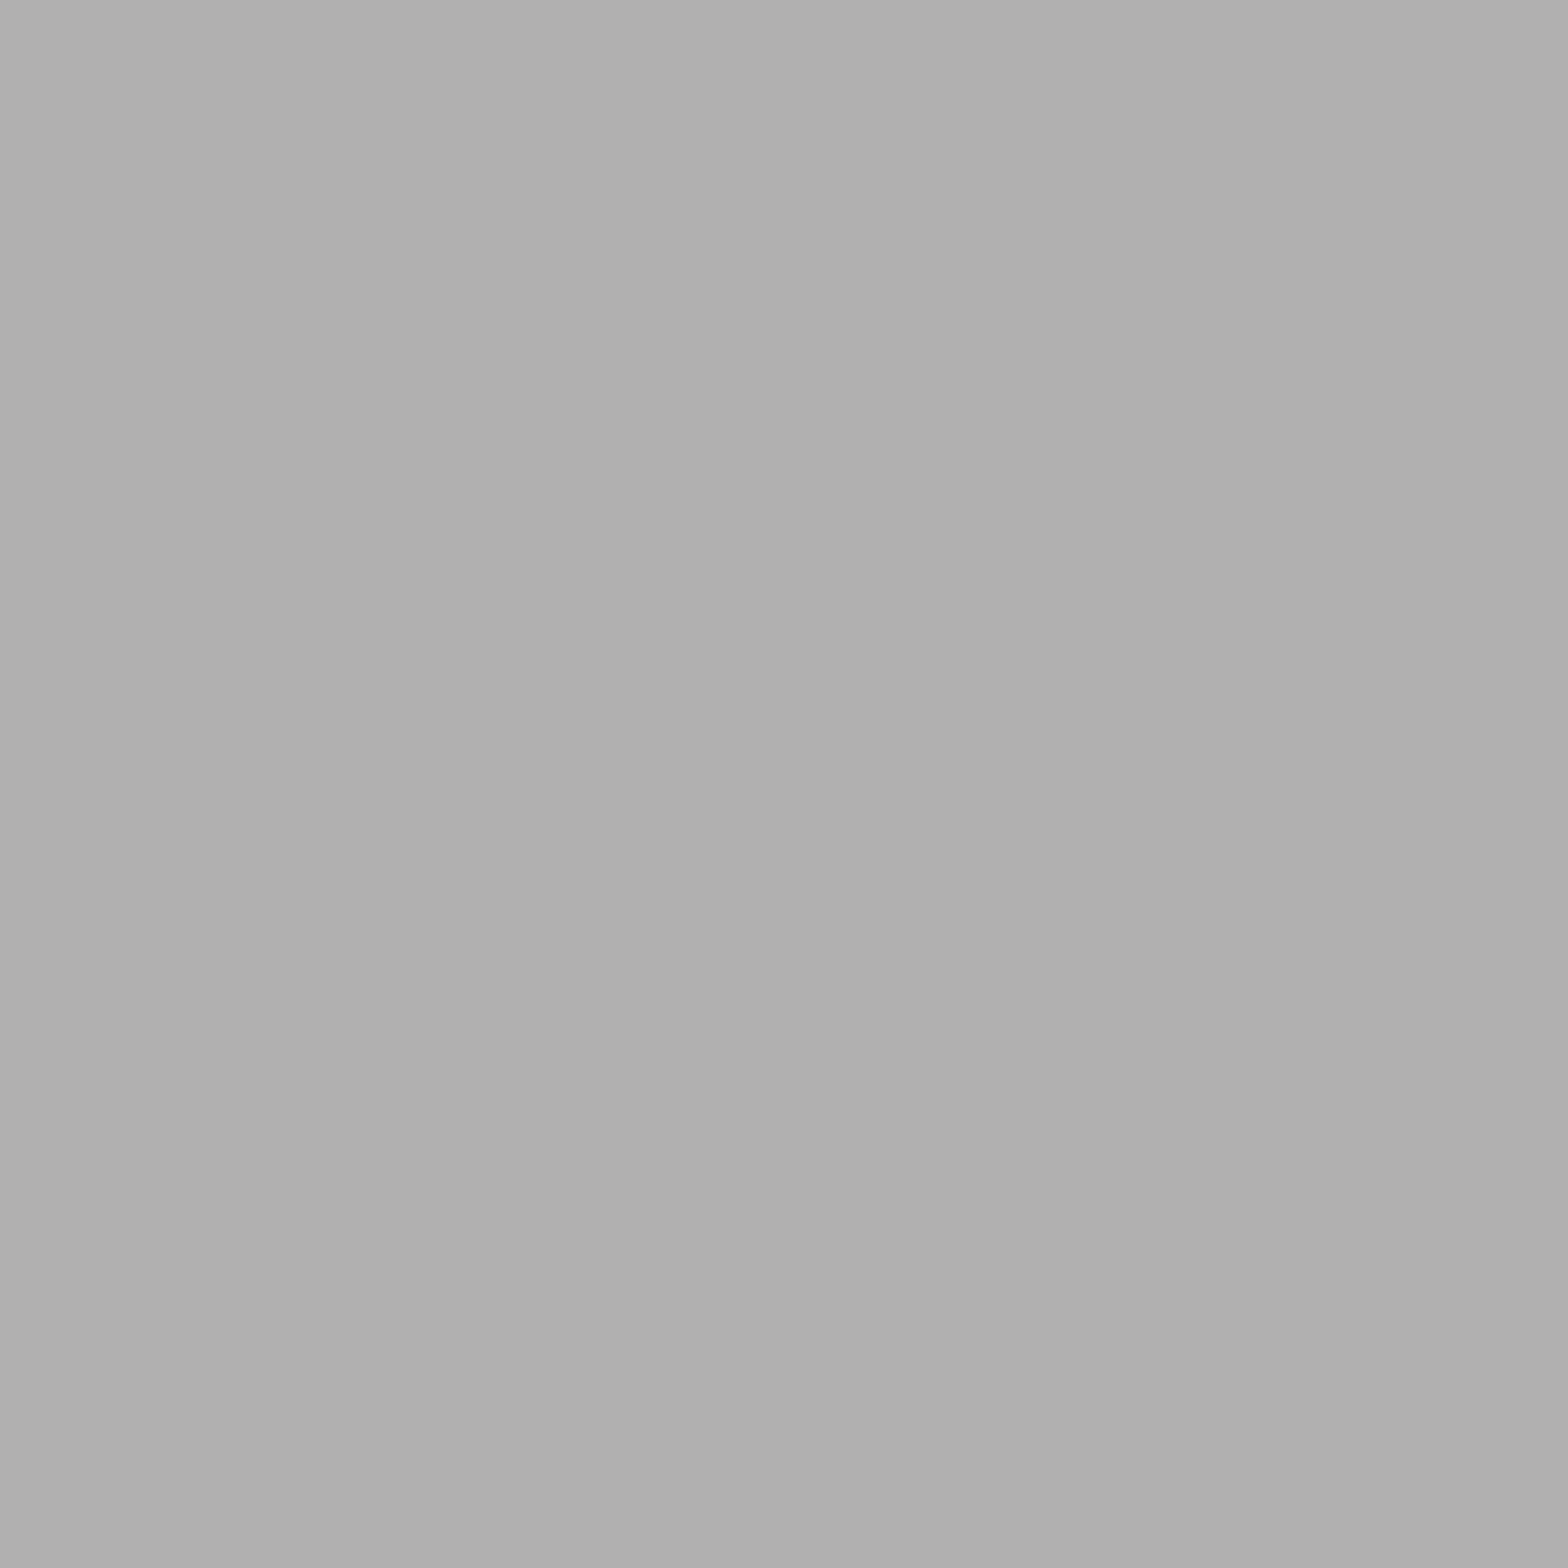
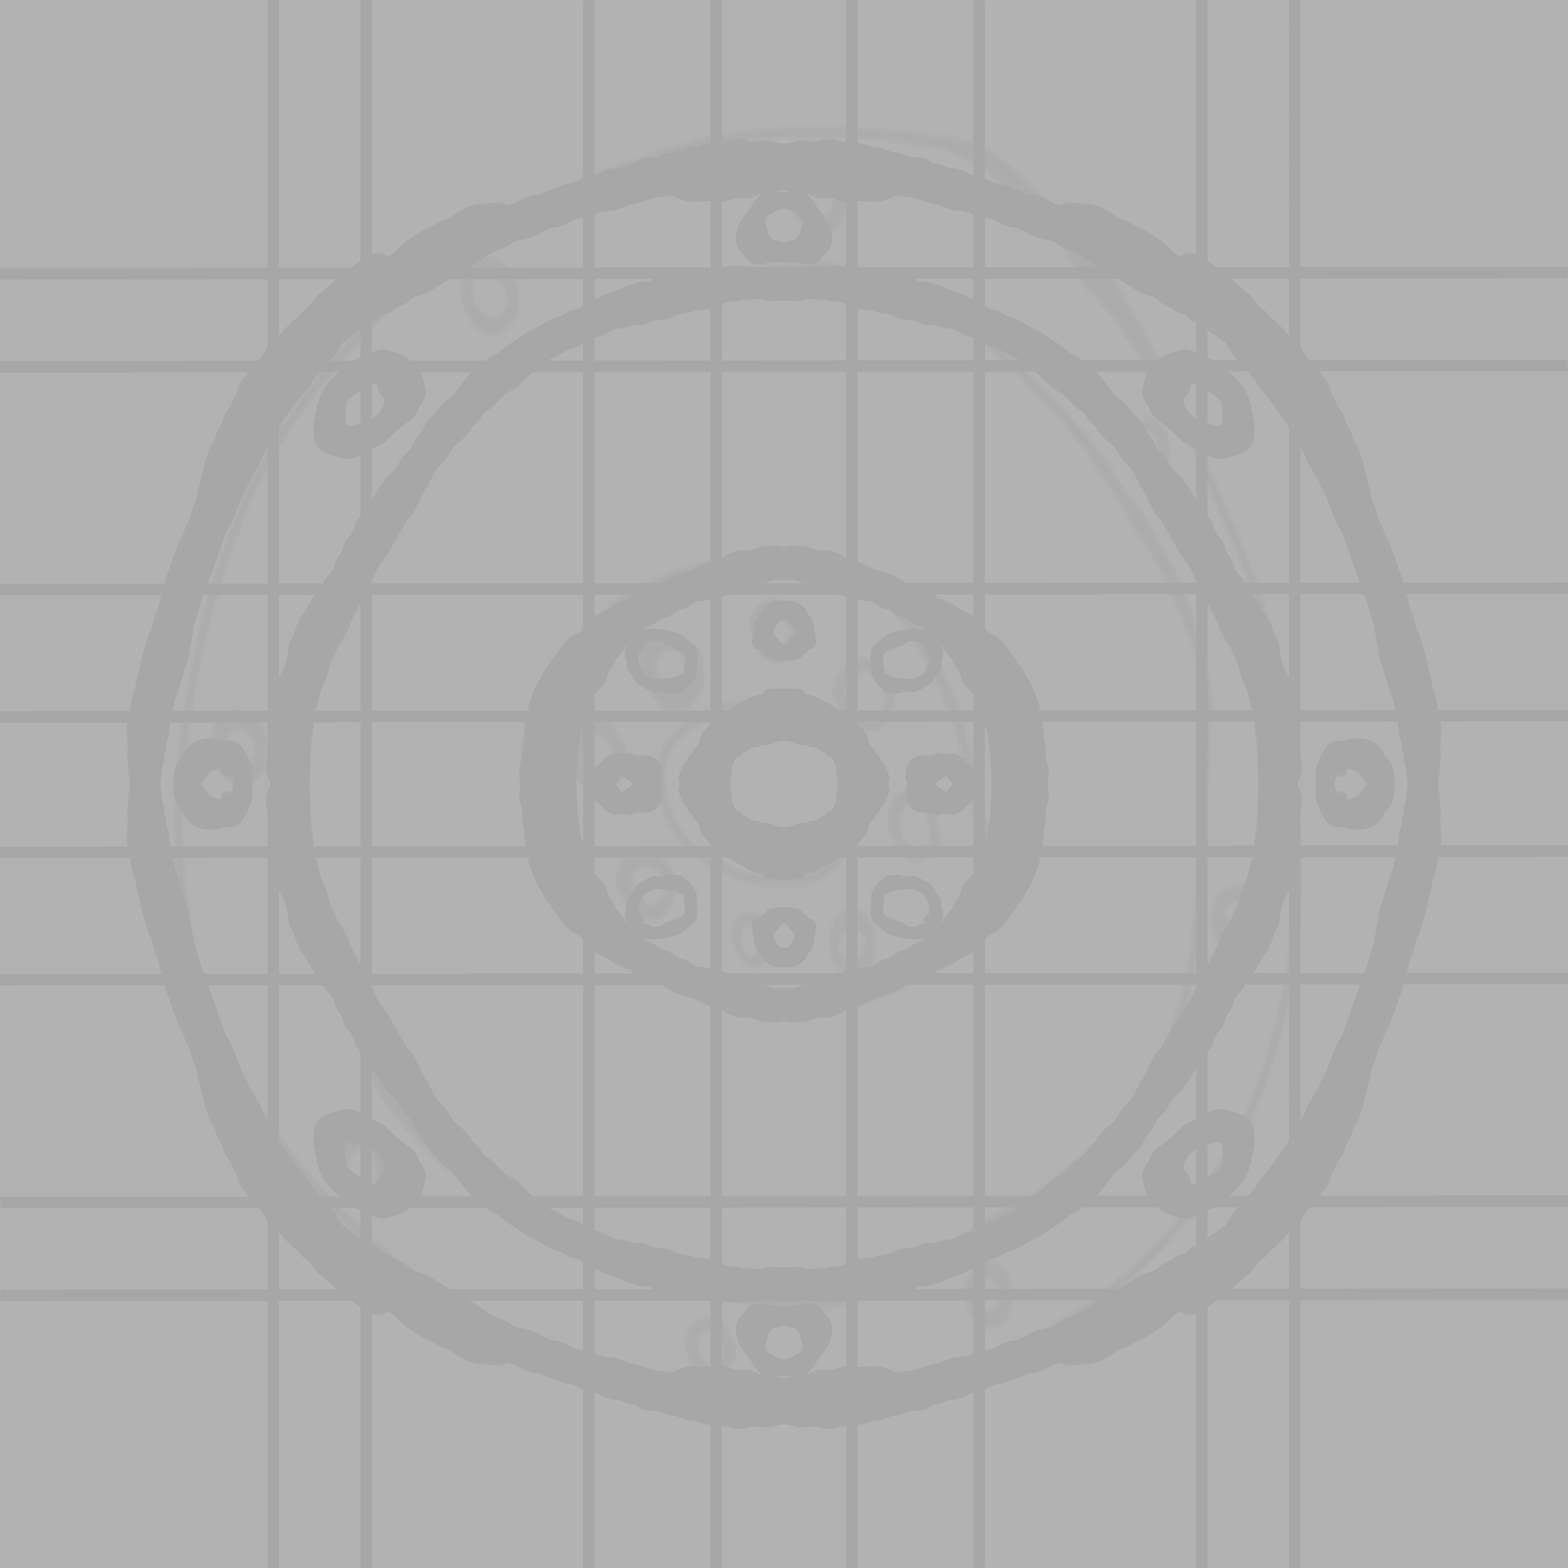
Layered file, before and after one edit (1568x1568). Changes by layer:
added group "Shapes" (10%) with 3 layers above "Neutral Background" over [0, 0, 1568, 1568]
added layer "Layer 1 copy" in group "Shapes" over [0, 138, 1568, 1430]
added layer "Layer 1" in group "Shapes" over [266, 0, 1302, 1568]
added layer "Screenshot 2025-09-24 101326" (28%) in group "Shapes" over [0, 0, 1568, 1568]